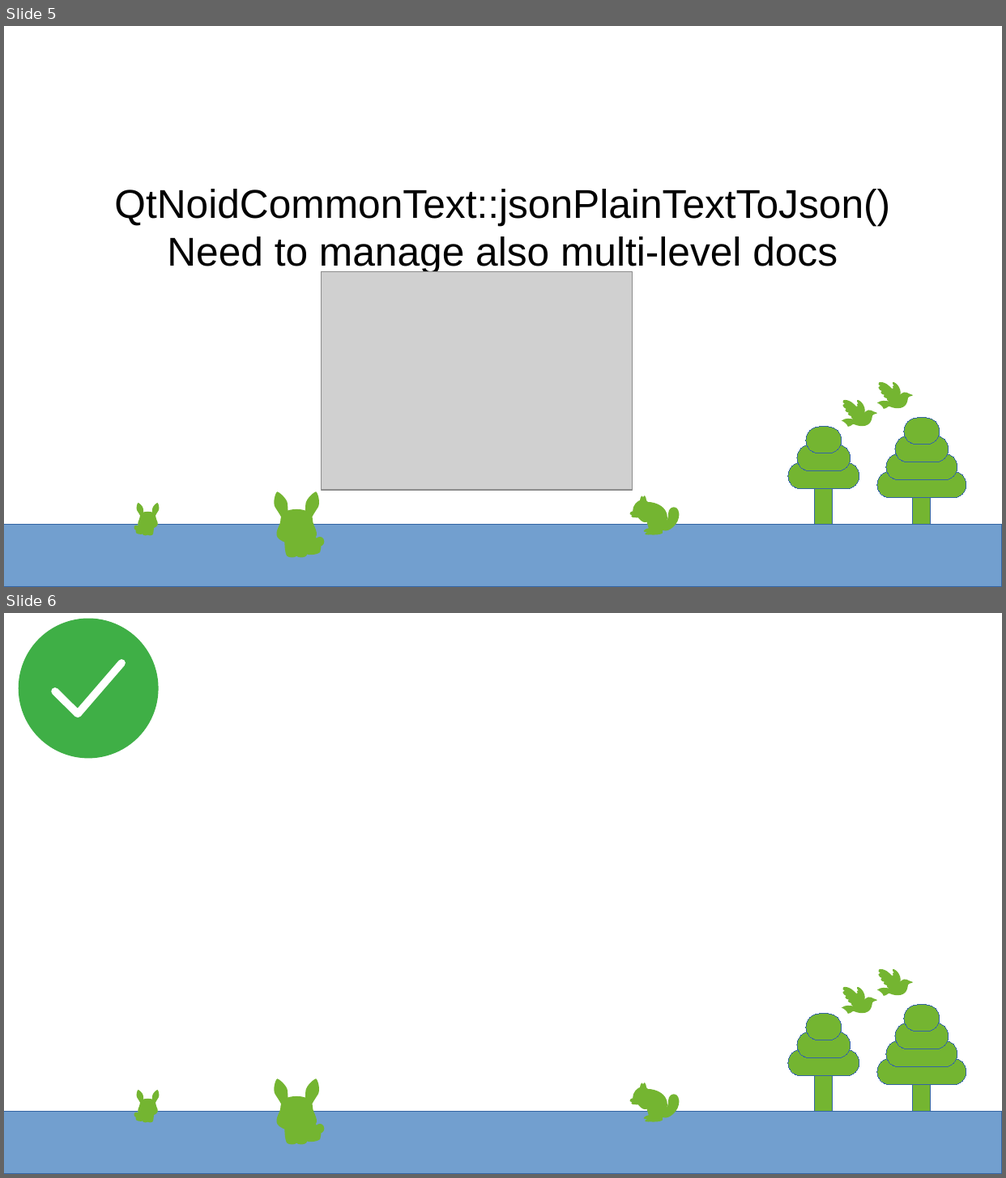
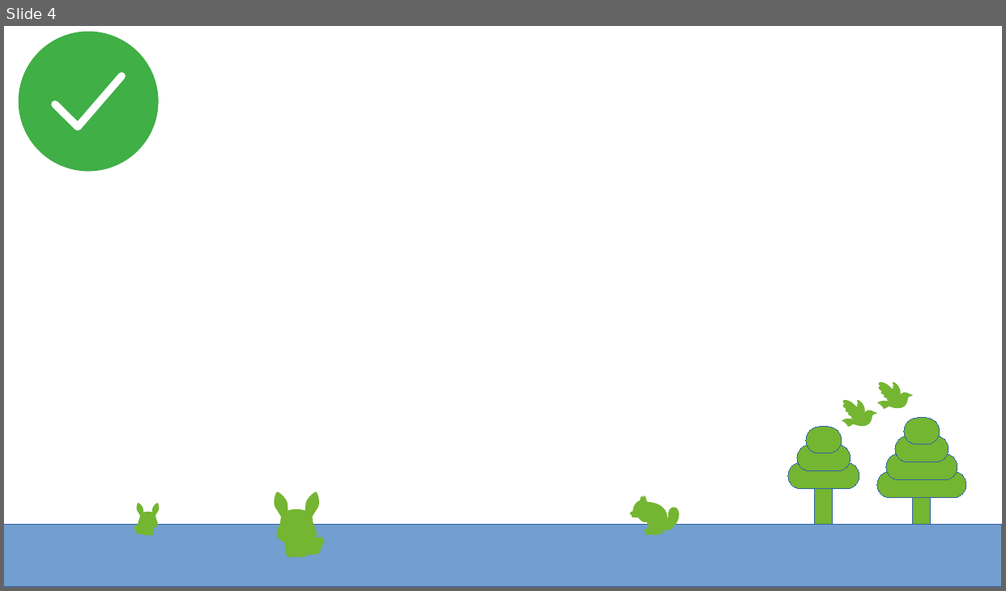
Before and after one commit to g-gualeni/QtNoid2, a slide deck: UserStories/QtNoidApp_UserStories.odp. Shown one above the other, each under a label of ours: slides 5 and 6 before the commit, slide 4 after it. The pictures are 1006x1178 and 1006x591 pixels, drawn with LibreOffice and Linux fonts; fonts in the diff are those of the drawing; grey boxes stand for pictures. Boxes give left, top, right and bottom in pixels: in the first picture for what was removed or moved away, otherwise in the second. Text is boxed around its words. In the diff, an @@ line names an element or a change of style, - is before the commit and + after.

Commit message:
Final commit - all docs and artifacts updated

```diff
--- a/UserStories/QtNoidApp_UserStories.odp
+++ b/UserStories/QtNoidApp_UserStories.odp
@@ slide 5 removed at (4, 26, 1002, 587), background #FFFFFF; not listed: 87 template elements that a slide beside it also shows @@
@@ subtitle removed at (114, 189, 890, 274) @@
-QtNoidCommonText::jsonPlainTextToJson()
-Need to manage also multi-level docs
@@ picture removed at (321, 271, 633, 491) @@
@@ what was slide 6 is now slide 4 @@
```
Also in this commit, not shown: 1 slide changed, 2 slides added, 3 other slides removed, 14 other files.
